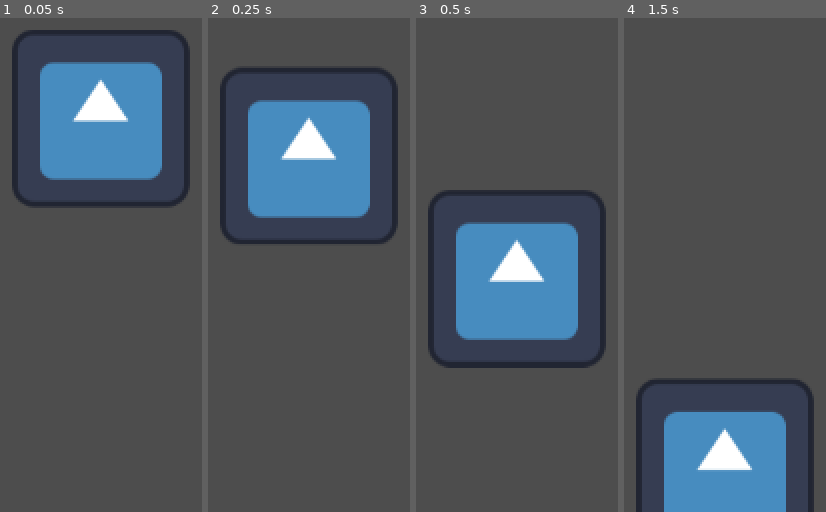
Above: before the commit, frames 1-4 (left to right).
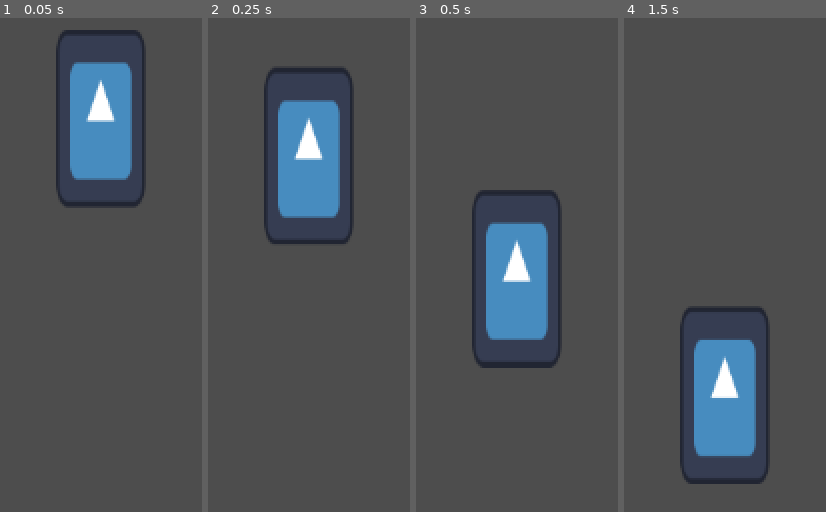
Above: after the commit, the same moments.

Repository: guco23/peladosntGGJ25
Game: Godot game, scene res://scenes/TestScene.tscn
Two runs of this game, one before a commit and one after it. Both use one fixed random seed, a clock stepped at 60 frames per second and the inputs below. The engine's default icon, where the game draws it, is replaced by a stand-in: a white triangle on a blue panel in a dark square.
Inputs (mouse positions are in pixels of both pictures, inside the frame that each line leads up to):
- Up to frame 1 (0.05 s): no input
- Up to frame 2 (0.25 s): no input
- Up to frame 3 (0.5 s): no input
- Up to frame 4 (1.5 s): move the mouse to (outside the picture) at 0.52 s; click (outside the picture) at 0.67 s; tap Enter at 1.25 s; move the mouse to (outside the picture) at 1.27 s; click (outside the picture) at 1.42 s

The runs differ from the first frame. In frame 1, 11% of the frame differs, in the area x 5-95%, y 2-39%; in frame 2, 11%; in frame 3, 11%; in frame 4, 18%, in the area x 5-95%, y 58-100%.

Commit message:
Lata no es mierdon

Diff:
--- a/proyectogodot/prefabs/Lata.tscn
+++ b/proyectogodot/prefabs/Lata.tscn
@@ -4,11 +4,13 @@
 [ext_resource type="Texture2D" uid="uid://cjqcm23t60ys6" path="res://icon.svg" id="1_u1cdb"]
 
 [sub_resource type="RectangleShape2D" id="RectangleShape2D_7su64"]
+size = Vector2(62, 124)
 
 [node name="Lata" type="RigidBody2D"]
 script = ExtResource("1_pv43h")
 
 [node name="Sprite2D" type="Sprite2D" parent="."]
+scale = Vector2(0.498754, 1)
 texture = ExtResource("1_u1cdb")
 
 [node name="CollisionShape2D" type="CollisionShape2D" parent="."]
--- /dev/null
+++ b/proyectogodot/prefabs/Mosca.tscn
@@ -0,0 +1,14 @@
+[gd_scene load_steps=3 format=3 uid="uid://nvosr181q3fo"]
+
+[ext_resource type="Texture2D" uid="uid://cjqcm23t60ys6" path="res://icon.svg" id="1_p63rx"]
+
+[sub_resource type="CircleShape2D" id="CircleShape2D_ucm20"]
+
+[node name="Mosca" type="RigidBody2D"]
+
+[node name="CollisionShape2D" type="CollisionShape2D" parent="."]
+shape = SubResource("CircleShape2D_ucm20")
+
+[node name="Sprite2D" type="Sprite2D" parent="."]
+scale = Vector2(0.107223, 0.107223)
+texture = ExtResource("1_p63rx")
--- /dev/null
+++ b/proyectogodot/scenes/LuisTest.tscn
@@ -0,0 +1,12 @@
+[gd_scene load_steps=3 format=3 uid="uid://cih1ywa17l4wl"]
+
+[ext_resource type="PackedScene" uid="uid://d1vst1fcr6m32" path="res://prefabs/Lata.tscn" id="1_hkc8r"]
+[ext_resource type="PackedScene" uid="uid://cqwm74cp3654i" path="res://prefabs/muro_samu.tscn" id="2_vj708"]
+
+[node name="LuisTest" type="Node2D"]
+
+[node name="Lata" parent="." instance=ExtResource("1_hkc8r")]
+position = Vector2(550, 316)
+
+[node name="Muro_samu" parent="." instance=ExtResource("2_vj708")]
+position = Vector2(550, 583)
